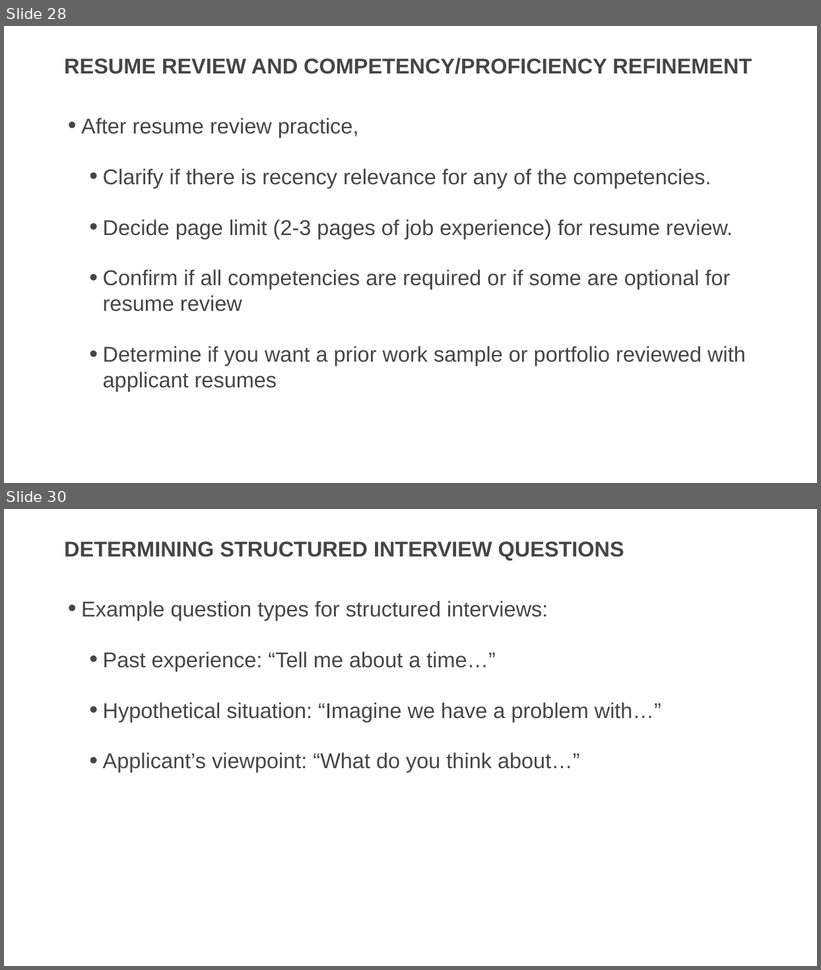
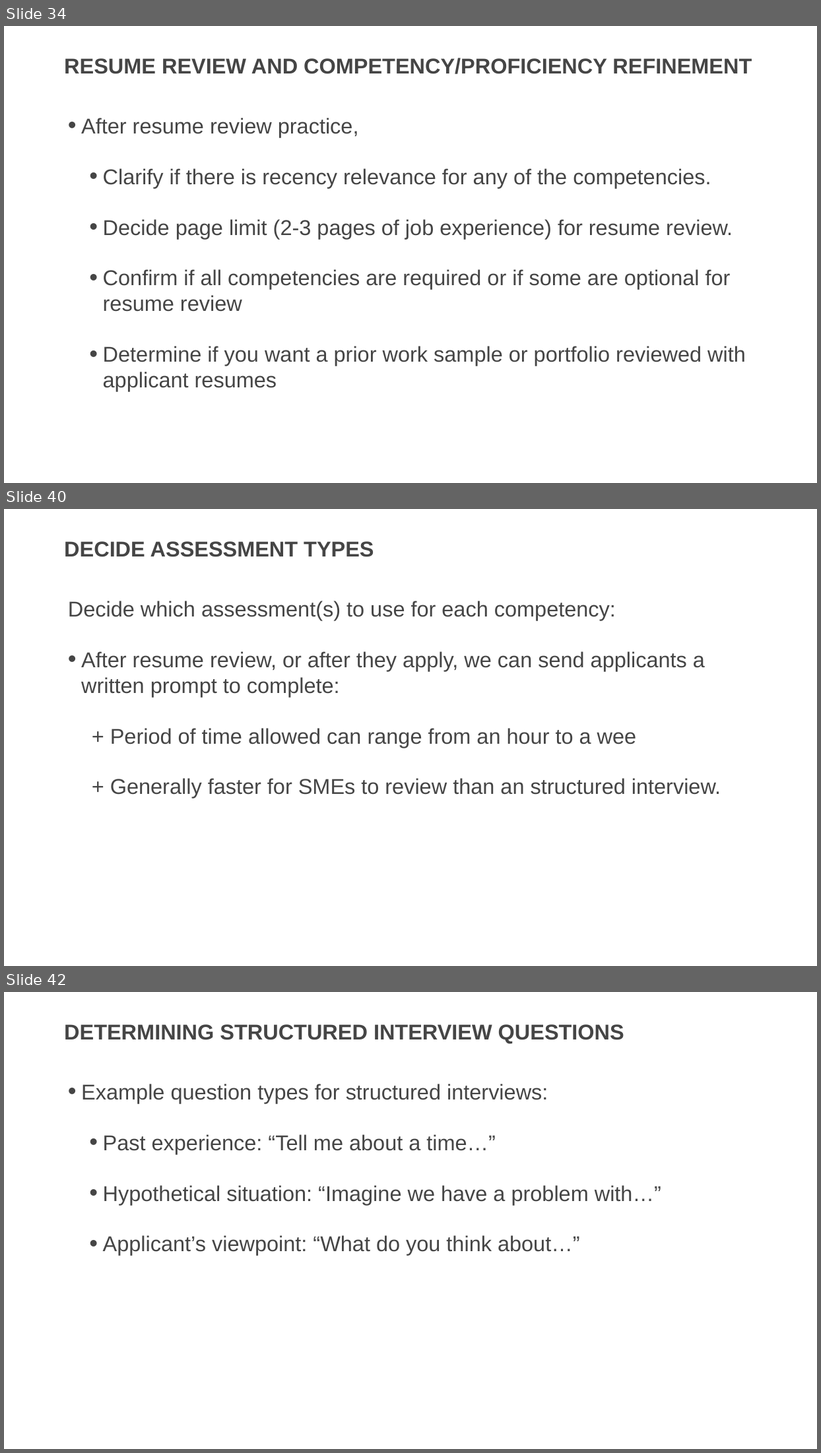
Before and after one commit to usds/SME-QA-Website, a slide deck: toolkit/job-analysis/job-analysis-presentation.pptx. Shown one above the other, each under a label of ours: slides 28 and 30 before the commit, slides 34, 40 and 42 after it; the slides between them are not shown. The pictures are 821x970 and 821x1453 pixels, drawn with LibreOffice and Linux fonts; fonts in the diff are those of the drawing. Boxes give left, top, right and bottom in pixels: in the first picture for what was removed or moved away, otherwise in the second. Text is boxed around its words. In the diff, an @@ line names an element or a change of style, - is before the commit and + after.

```diff
--- a/toolkit/job-analysis/job-analysis-presentation.pptx
+++ b/toolkit/job-analysis/job-analysis-presentation.pptx
@@ slide 40 added at <box>4,509,817,966</box>, background #FFFFFF @@
@@ title added at <box>64,541,374,557</box>, 36 pt, text #454545, bold @@
+DECIDE ASSESSMENT TYPES
@@ text added at <box>68,601,721,799</box>, 36 pt, text #454545 @@
+Decide which assessment(s) to use for each competency:
+• After resume review, or after they apply, we can send applicants a written prompt to complete:
++ Period of time allowed can range from an hour to a wee
++ Generally faster for SMEs to review than an structured interview.
@@ what was slide 28 is now slide 34 @@
@@ what was slide 30 is now slide 42 @@
```
Also in this commit, not shown: 6 slides changed, 13 other slides added.
